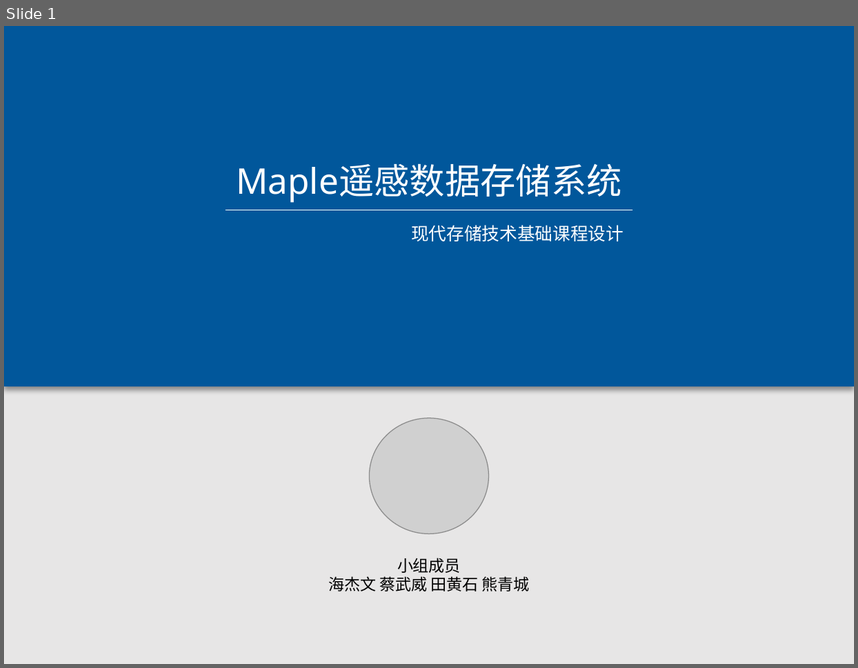
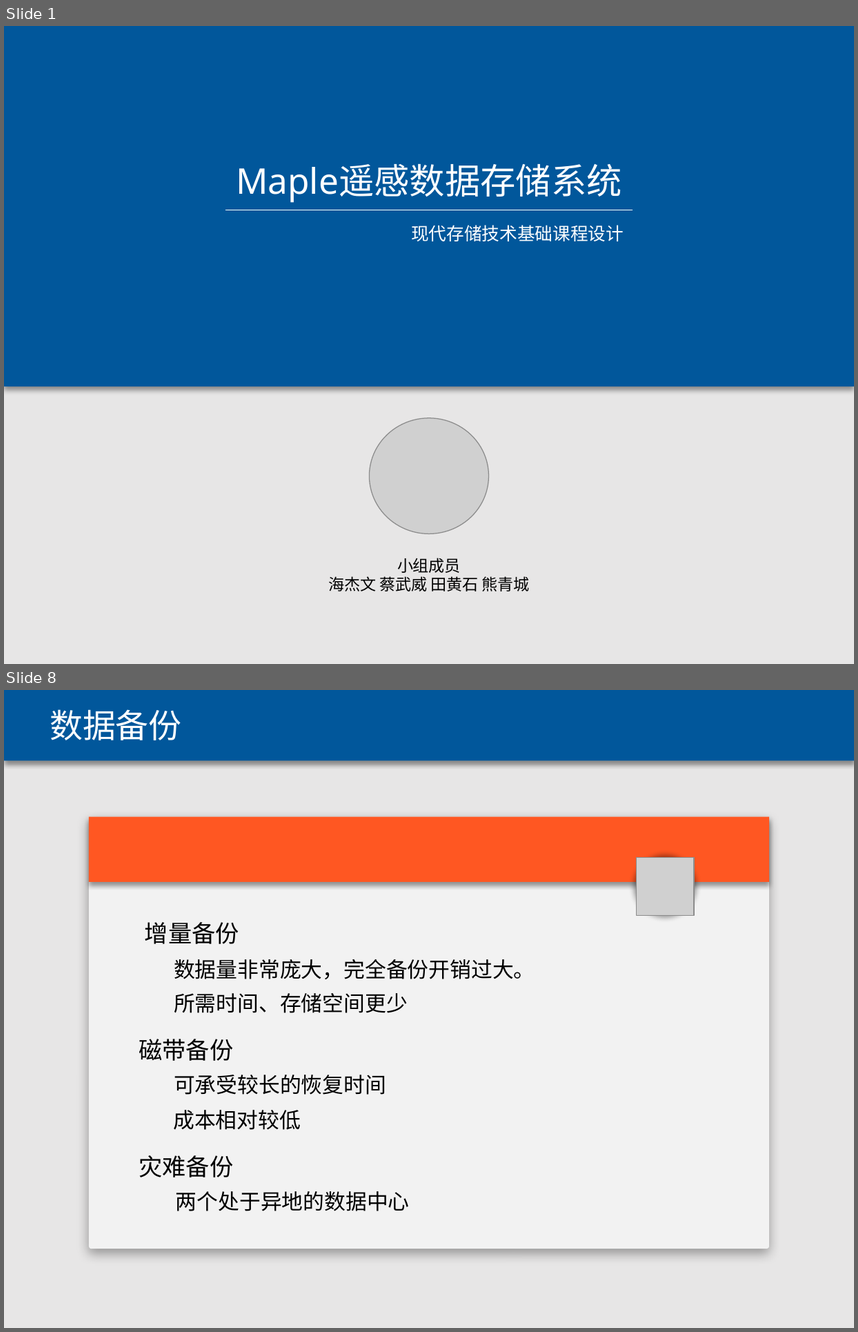
Before and after one commit to Nebula1084/Maple, a slide deck: 演示文稿1.pptx. Shown one above the other, each under a label of ours: slide 1 before the commit, slides 1 and 8 after it; the slides between them are not shown. The pictures are 858x668 and 858x1332 pixels, drawn with LibreOffice and Linux fonts; fonts in the diff are those of the drawing; grey boxes stand for pictures. Boxes give left, top, right and bottom in pixels: in the first picture for what was removed or moved away, otherwise in the second. Text is boxed around its words. In the diff, an @@ line names an element or a change of style, - is before the commit and + after.

```diff
--- a/演示文稿1.pptx
+++ b/演示文稿1.pptx
@@ slide 8 added at [4, 690, 854, 1328], background #E7E6E6 @@
@@ rectangle added at [4, 690, 854, 760], fill #01579B @@
@@ text added at [50, 709, 181, 740], 28 pt, text #FFFFFF @@
+数据备份
@@ rounded rectangle added at [89, 817, 769, 1248], fill #F2F2F2 @@
@@ rectangle added at [89, 817, 769, 882], fill #FF5722 @@
@@ ellipse added at [637, 858, 694, 915], fill #0090D7 @@
@@ picture added at [637, 858, 694, 915] @@
@@ text added at [145, 922, 239, 944], 20 pt, text #000000 @@
+增量备份
@@ text added at [174, 959, 535, 979], 18 pt, text #000000 @@
+数据量非常庞大，完全备份开销过大。
@@ text added at [174, 993, 408, 1013], 18 pt, text #000000 @@
+所需时间、存储空间更少
@@ text added at [139, 1038, 233, 1061], 20 pt, text #000000 @@
+磁带备份
@@ text added at [174, 1074, 386, 1094], 18 pt, text #000000 @@
+可承受较长的恢复时间
@@ text added at [173, 1110, 301, 1130], 18 pt, text #000000 @@
+成本相对较低
@@ text added at [139, 1155, 233, 1177], 20 pt, text #000000 @@
+灾难备份
@@ text added at [176, 1191, 410, 1211], 18 pt, text #000000 @@
+两个处于异地的数据中心
```
Also in this commit, not shown: 7 slides changed, 4 other slides added, 1 slide removed, 11 other files.
